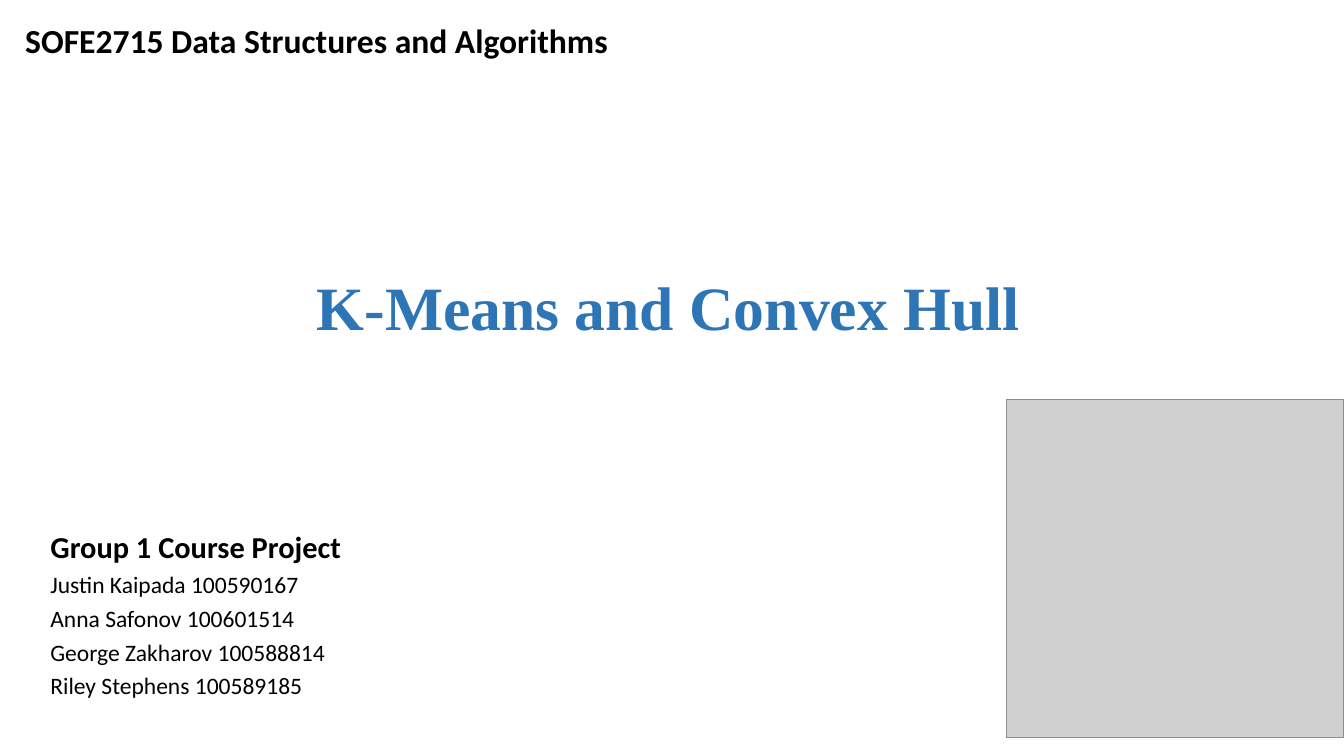
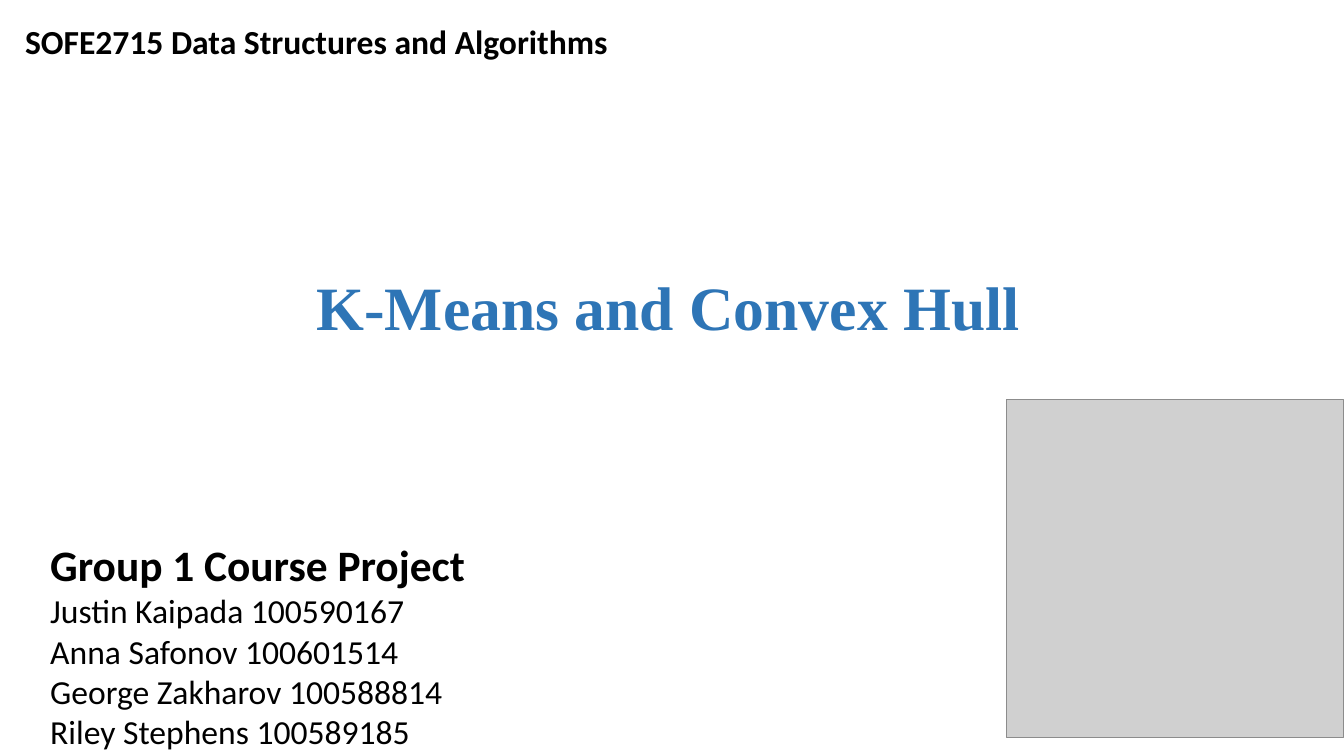
Before and after one commit to jjk007/Final-Project-SOFE2715, a slide deck: slide 1 of data_course_proj_pp.pptx. Drawn at 1344x756 pixels with LibreOffice and Linux fonts; fonts in the diff are those of the drawing; grey boxes stand for pictures. Boxes give left, top, right and bottom in pixels: in the first picture for what was removed or moved away, otherwise in the second. Text is boxed around its words. In the diff, an @@ line names an element or a change of style, - is before the commit and + after.

```diff
--- a/data_course_proj_pp.pptx
+++ b/data_course_proj_pp.pptx
@@ text "SOFE2715 Data Structures and Algorithms" at bbox=[25, 30, 608, 60]: line spacing 0.9 to 1 @@
@@ text "Group 1 Course Project" at bbox=[50, 550, 465, 750]: size 21.7 to 31 pt in "Group 1 Course Project"; size 16.8 to 24 pt in "Justin Kaipada 100590167", "Anna Safonov 100601514", "George Zakharov 100588814", "Riley Stephens 100589185"; line spacing 0.7 to 1; less space between paragraphs @@
```
Also in this commit, not shown: 19 other slides changed.
